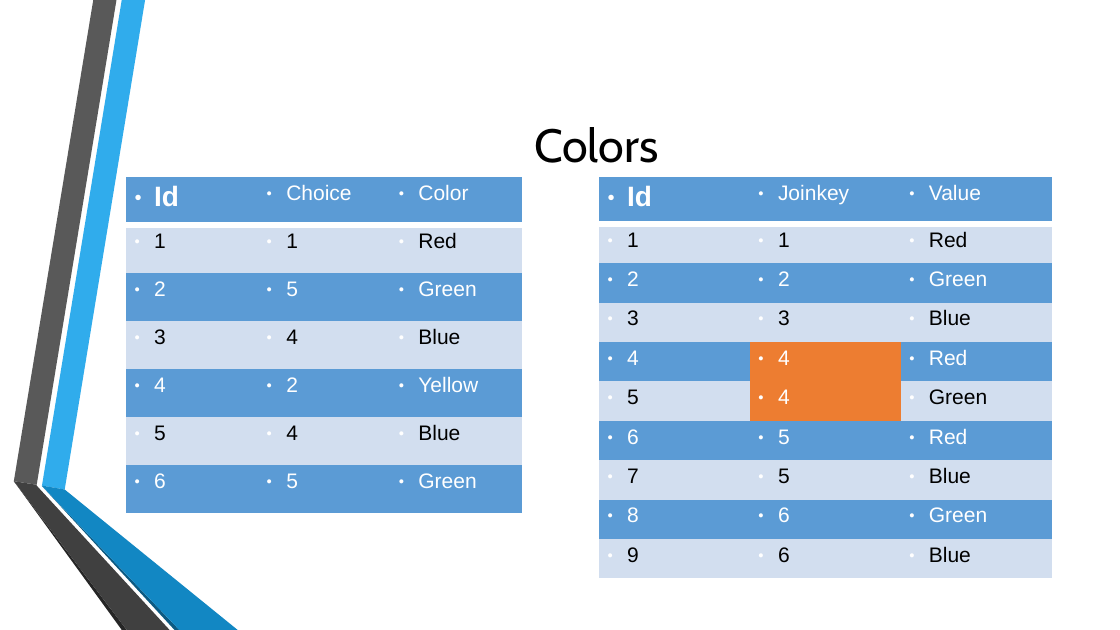
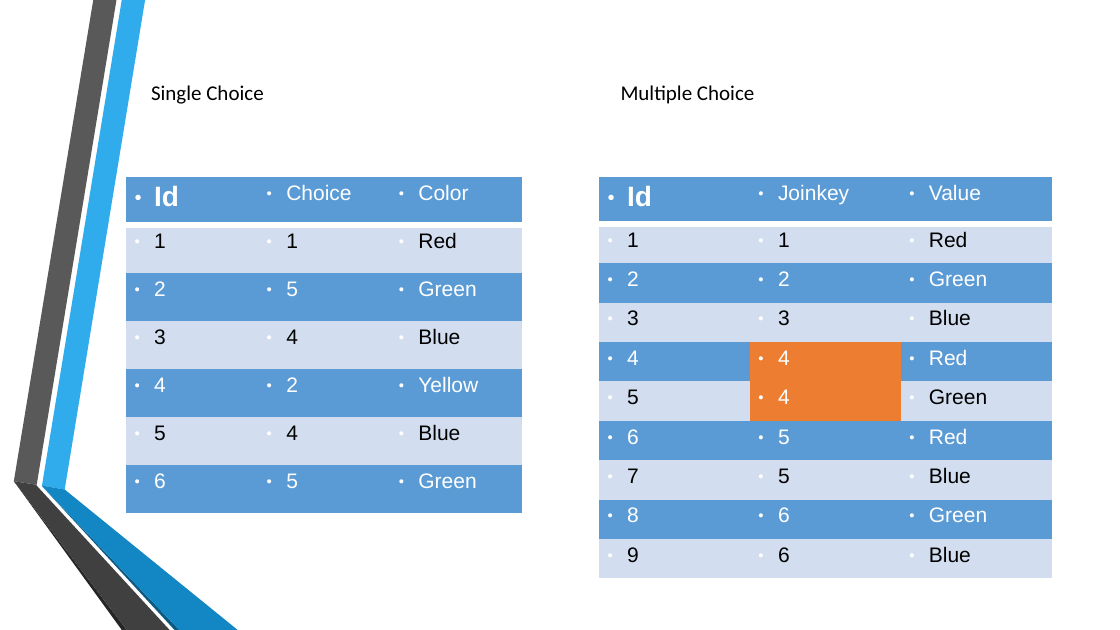
Before and after one commit to MGIS-UMN/GIS5577_week4, a slide deck: slide 7 of Advanced_DB_queries.odp (slide 4 before the commit). Drawn at 1120x630 pixels with LibreOffice and Linux fonts; fonts in the diff are those of the drawing; background and template pictures are left out. Boxes give left, top, right and bottom in pixels: in the first picture for what was removed or moved away, otherwise in the second. Text is boxed around its words. In the diff, an @@ line names an element or a change of style, - is before the commit and + after.

```diff
--- a/Advanced_DB_queries.odp
+++ b/Advanced_DB_queries.odp
@@ text added at box(151, 85, 263, 104), 18 pt, text #000000 @@
+Single Choice
@@ text added at box(621, 85, 754, 104), 18 pt, text #000000 @@
+Multiple Choice
@@ title removed at box(534, 127, 658, 163) @@
-Colors
```
Also in this commit, not shown: 6 other slides changed, 3 slides added.
